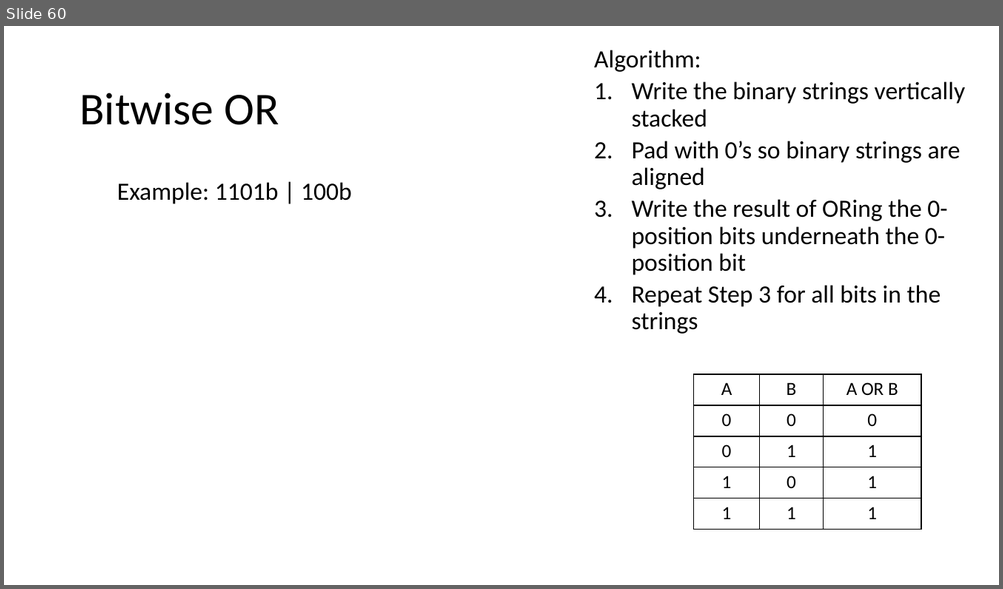
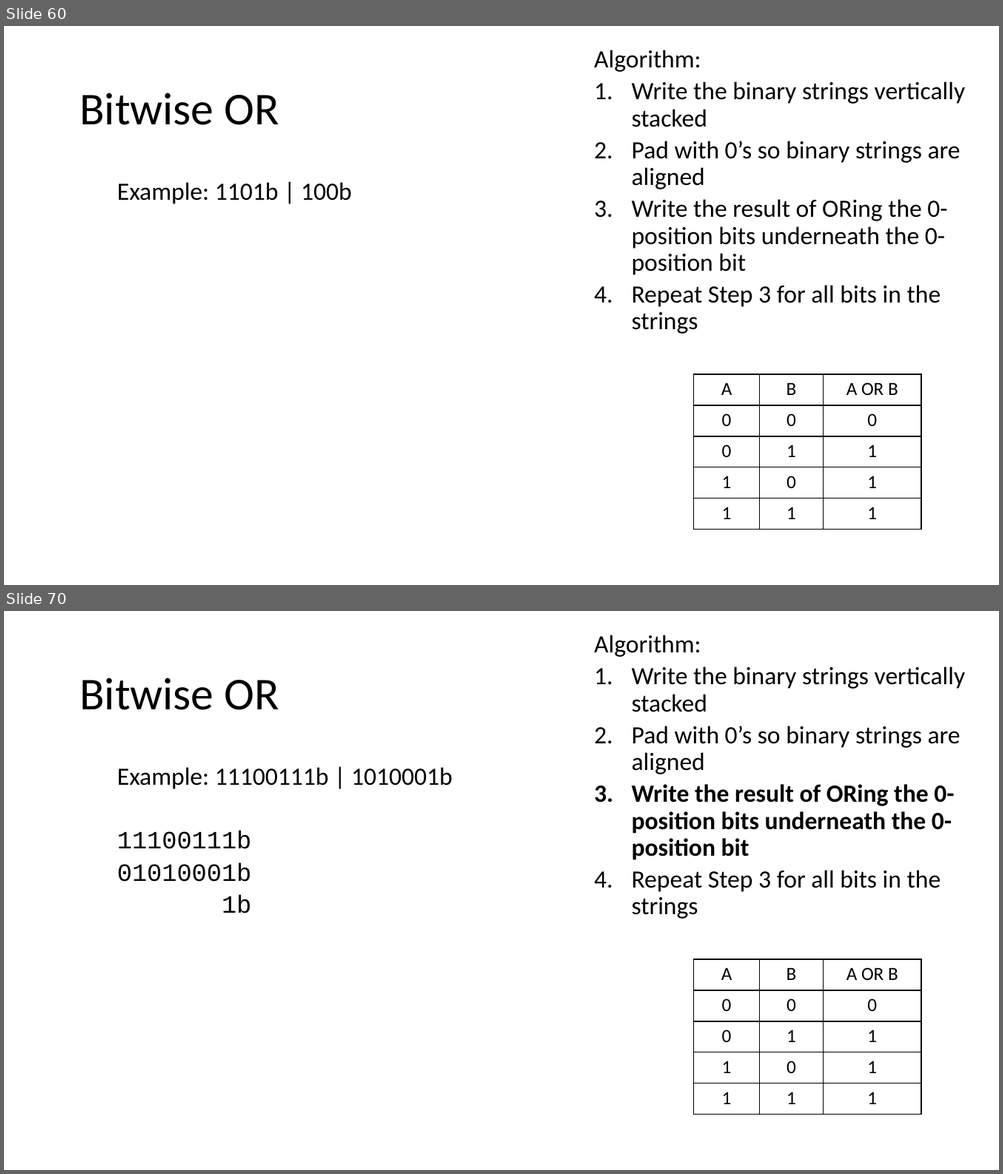
Before and after one commit to MrJoshGross/Course-Curricular-Material, a slide deck: wip/Lecture 5 - More Bitwise Operators.pptx. Shown one above the other, each under a label of ours: slide 60 before the commit, slides 60 and 70 after it; the slides between them are not shown. The pictures are 1003x589 and 1003x1174 pixels, drawn with LibreOffice and Linux fonts; fonts in the diff are those of the drawing. Boxes give left, top, right and bottom in pixels: in the first picture for what was removed or moved away, otherwise in the second. Text is boxed around its words. In the diff, an @@ line names an element or a change of style, - is before the commit and + after.

Commit message:
Update Lecture 5 - More Bitwise Operators.pptx
finish bitwise and start image example

```diff
--- a/wip/Lecture 5 - More Bitwise Operators.pptx
+++ b/wip/Lecture 5 - More Bitwise Operators.pptx
@@ slide 70 added at (4, 611, 999, 1170), background #FFFFFF @@
@@ text added at (594, 635, 965, 919), 24 pt, text #000000 @@
+  Algorithm:
+  1. Write the binary strings vertically stacked
+  2. Pad with 0’s so binary strings are aligned
+  3. Write the result of ORing the 0-position bits underneath the 0-position bit
+  4. Repeat Step 3 for all bits in the strings
@@ title added at (79, 678, 279, 710), 44 pt, text #000000 @@
+Bitwise OR
@@ text added at (117, 767, 452, 914), 24 pt, text #000000 @@
+  Example: 11100111b | 1010001b
+  11100111b
+  01010001b
+  1b
@@ table added at (694, 960, 921, 1115), 5 rows, 3 columns @@
+A | B | A OR B
+0 | 0 | 0
+0 | 1 | 1
+1 | 0 | 1
+1 | 1 | 1
```
Also in this commit, not shown: 6 slides changed, 64 other slides added.
